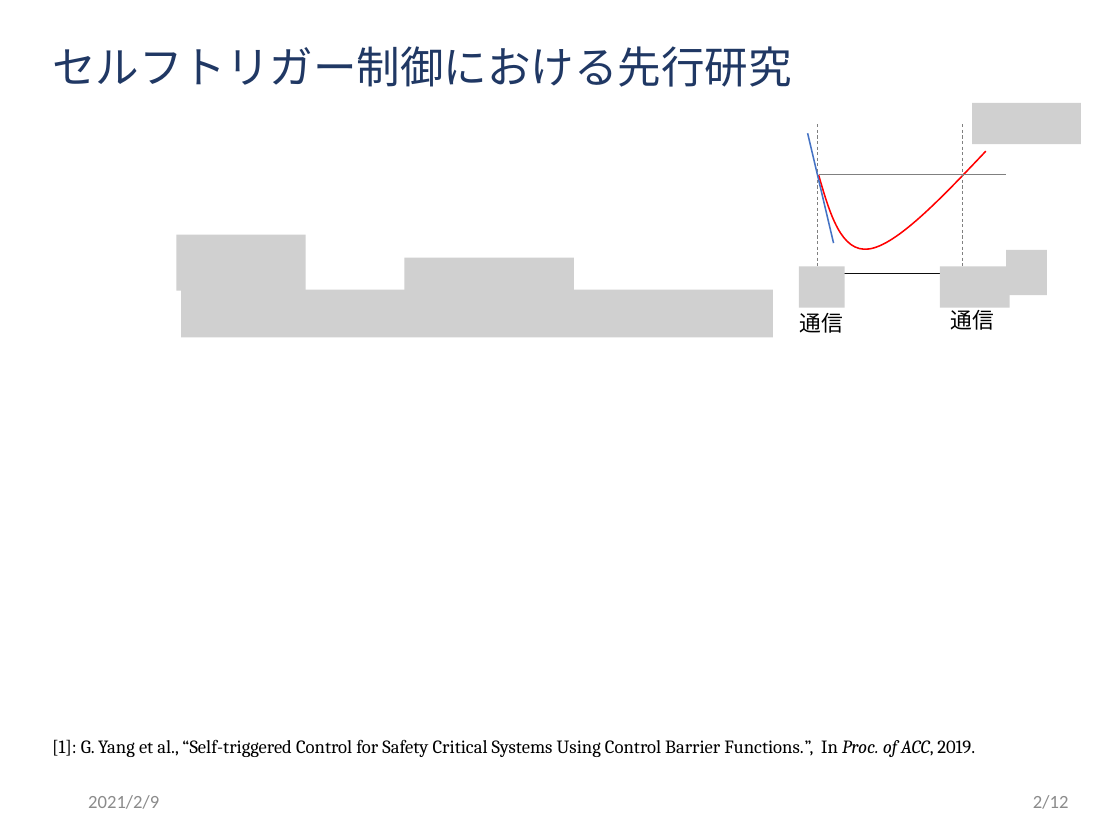
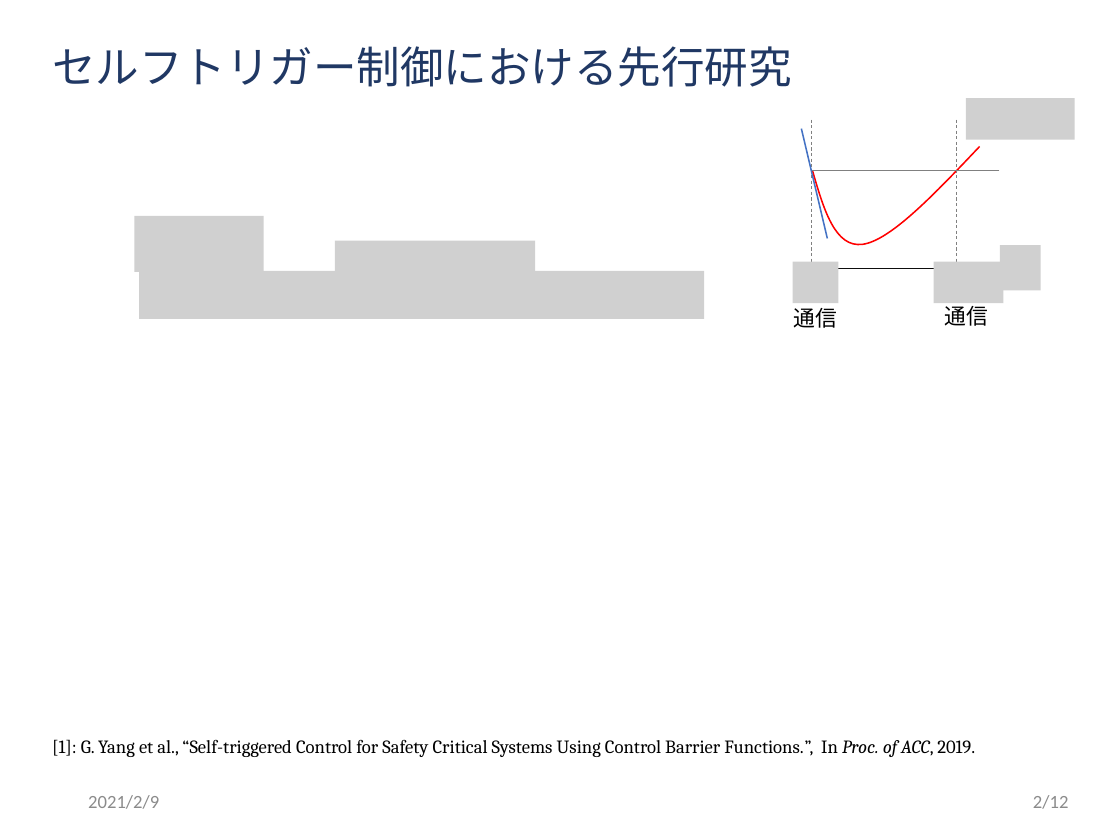
Before and after one commit to ibuki1024/thesis, a slide deck: slide 3 of slide/master.pptx. Drawn at 1120x840 pixels with LibreOffice and Linux fonts; fonts in the diff are those of the drawing; grey boxes stand for pictures; background and template pictures are left out. Boxes give left, top, right and bottom in pixels: in the first picture for what was removed or moved away, otherwise in the second. Text is boxed around its words. In the diff, an @@ line names an element or a change of style, - is before the commit and + after.

Commit message:
for use

```diff
--- a/slide/master.pptx
+++ b/slide/master.pptx
@@ picture moved from (x1=177, y1=234, x2=306, y2=290) to (x1=134, y1=216, x2=263, y2=272) @@
@@ picture resized from (x1=404, y1=258, x2=575, y2=296) to (x1=335, y1=241, x2=535, y2=279) @@
@@ 4 pictures, 4 lines, 2 texts, 1 freeform shape, 1 arrow moved together from (x1=799, y1=103, x2=1081, y2=333) to (x1=793, y1=99, x2=1074, y2=328) @@
@@ picture resized from (x1=181, y1=290, x2=773, y2=338) to (x1=139, y1=271, x2=704, y2=319) @@
@@ rounded rectangle moved from (x1=239, y1=292, x2=560, y2=337) to (x1=197, y1=273, x2=519, y2=318) @@
```
Also in this commit, not shown: 2 other slides changed.
